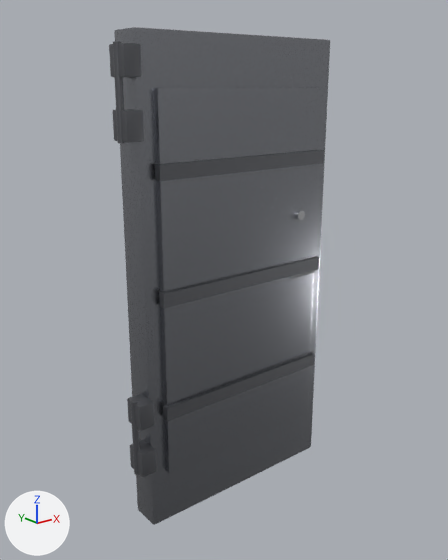
A saved change to the FBX model Assets/Subsistence/Models/Props/DD_door_armored.fbx.
Both versions are drawn from a 50 mm camera at (-1.69, -2.06, 1.86) aimed at (-0.05, 0.0, 1.03). The lights are fixed; the arrows at lower left show +X, +Y and +Z. The older version comes first.

In view in the first picture: 'DD_door_armored'.
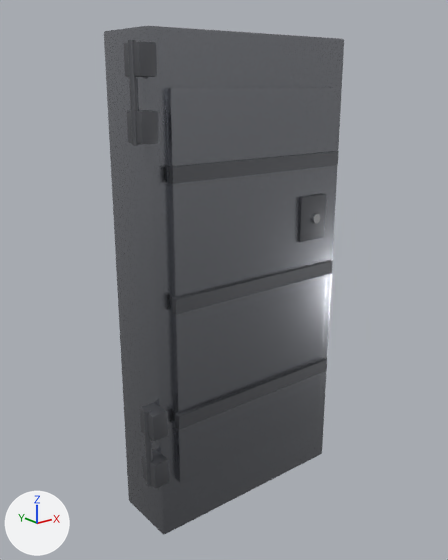
Where the change shows, as pixel boxes (x1, y1, x2, y2) in the pictures (448 x 560 px; the box of a moved part takes in the faces that stretch with it):
'DD_door_armored', reshaped (9% wider)
    before: (109, 27, 330, 525)
    after: (104, 26, 344, 534)
part 1 of me_dd_door_armored, moved or reshaped
    before: (114, 27, 330, 525)
    after: (104, 26, 344, 534)
part 2 of me_dd_door_armored, moved or reshaped
    before: (153, 87, 322, 473)
    after: (166, 87, 337, 482)
part 3 of me_dd_door_armored, moved or reshaped
    before: (163, 352, 315, 421)
    after: (175, 358, 327, 430)
part 4 of me_dd_door_armored, moved or reshaped
    before: (159, 256, 319, 308)
    after: (172, 260, 333, 314)
part 5 of me_dd_door_armored, moved or reshaped
    before: (155, 150, 324, 181)
    after: (168, 151, 339, 184)
part 6 of me_dd_door_armored, moved or reshaped
    before: (131, 399, 140, 475)
    after: (144, 409, 153, 486)
part 7 of me_dd_door_armored, moved or reshaped
    before: (113, 41, 126, 144)
    after: (127, 40, 140, 146)
part 8 of me_dd_door_armored, moved or reshaped (not visible before)
    after: (297, 193, 327, 242)
part 9 of me_dd_door_armored, moved or reshaped
    before: (294, 210, 305, 220)
    after: (310, 213, 320, 224)
part 10 of me_dd_door_armored, deleted
    before: (289, 270, 315, 279)
part 11 of me_dd_door_armored, moved or reshaped
    before: (109, 43, 144, 143)
    after: (124, 41, 159, 144)
part 12 of me_dd_door_armored, moved or reshaped
    before: (127, 394, 156, 477)
    after: (140, 403, 169, 488)

Patch to the scene script:
```diff
--- a/Assets/Subsistence/Models/Props/DD_door_armored.fbx.py
+++ b/Assets/Subsistence/Models/Props/DD_door_armored.fbx.py
@@ me_dd_door_armored @@
 # used by ob_dd_door_armored; location = (0.0, 0.0, 0.0)
-me_dd_door_armored.from_pydata(...)  # 580 vertices, 514 faces; spans x -0.57..0.5, y -0.12..0.07, z 0.0..2.05
+me_dd_door_armored.from_pydata(...)  # 580 vertices, 514 faces; spans x -0.57..0.55, y -0.22..0.15, z 0.0..2.05
+# me_dd_door_armored part 1: the loose piece of 56 vertices spanning x -0.5..0.5, y -0.07..0.07, z 0.0..2.05 is scaled about its middle by (1, 2.24, 1)
+# me_dd_door_armored part 2: the loose piece of 56 vertices spanning x -0.43..0.43, y -0.1..-0.06, z 0.25..1.85 is moved by (0.0, -0.09, 0.0)
+# me_dd_door_armored part 3: the loose piece of 8 vertices spanning x -0.44..0.44, y -0.12..-0.09, z 0.52..0.58 is moved by (0.0, -0.09, 0.0)
+# me_dd_door_armored part 4: the loose piece of 8 vertices spanning x -0.44..0.44, y -0.12..-0.09, z 1.02..1.08 is moved by (0.0, -0.09, 0.0)
+# me_dd_door_armored part 5: the loose piece of 8 vertices spanning x -0.44..0.44, y -0.12..-0.09, z 1.52..1.58 is moved by (0.0, -0.09, 0.0)
+# me_dd_door_armored part 6: the loose piece of 24 vertices spanning x -0.57..-0.55, y -0.07..-0.04, z 0.29..0.63 is moved by (0.0, -0.1, 0.0)
+# me_dd_door_armored part 7: the loose piece of 24 vertices spanning x -0.57..-0.55, y -0.07..-0.04, z 1.66..2.0 is moved by (0.0, -0.1, 0.0)
+# me_dd_door_armored part 8: the loose piece of 56 vertices spanning x 0.22..0.38, y -0.09..-0.03, z 1.2..1.4 is moved by (0.0, -0.11, 0.0)
+# me_dd_door_armored part 9: the loose piece of 24 vertices spanning x 0.28..0.32, y -0.12..-0.08, z 1.28..1.32 is moved by (0.0, -0.09, 0.0)
+# me_dd_door_armored part 10: the loose piece of 28 vertices spanning x 0.26..0.42, y -0.11..-0.07, z 1.0..1.04 is deleted
+# me_dd_door_armored part 11: 6 vertices moved within x -0.56..-0.5, y -0.11, z 1.67..1.89; 88 vertices removed from x -0.56..-0.49, y -0.1..-0.01, z 1.67..2.0; 88 vertices added at x -0.56..-0.49, y -0.2..-0.11, z 1.67..2.0
+# me_dd_door_armored part 12: 4 vertices moved within x -0.56..-0.5, y -0.11, z 0.3..0.62; 88 vertices removed from x -0.56..-0.49, y -0.1..-0.01, z 0.29..0.62; 88 vertices added at x -0.56..-0.49, y -0.2..-0.11, z 0.29..0.62
+# other edits to the shape of me_dd_door_armored do not show in these pictures
 me_dd_door_armored.materials.append(mat_m_dd_hqm)
```
